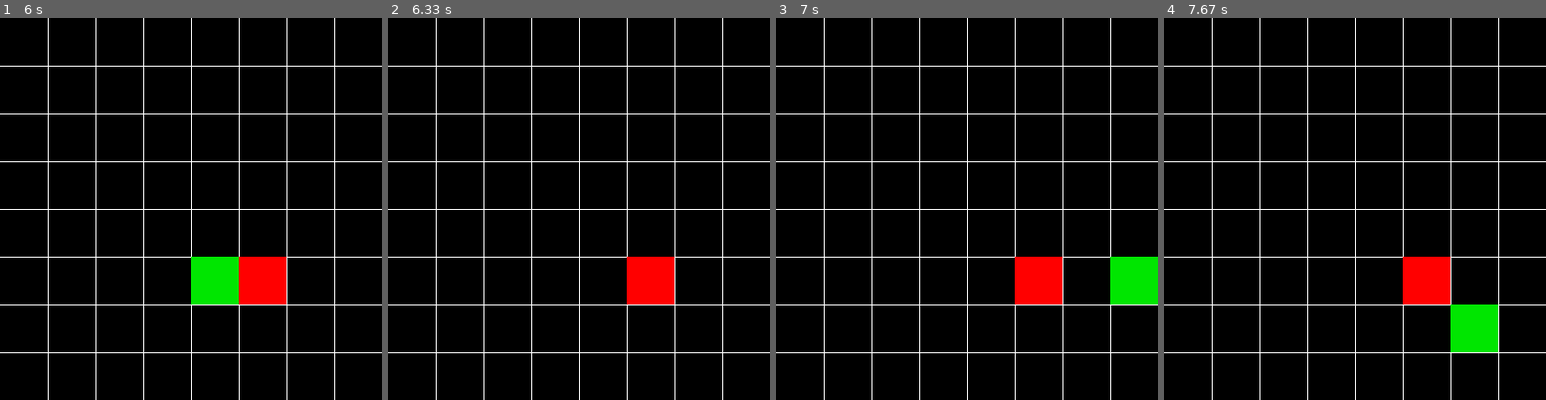
Above: before the commit, frames 1-4 (left to right).
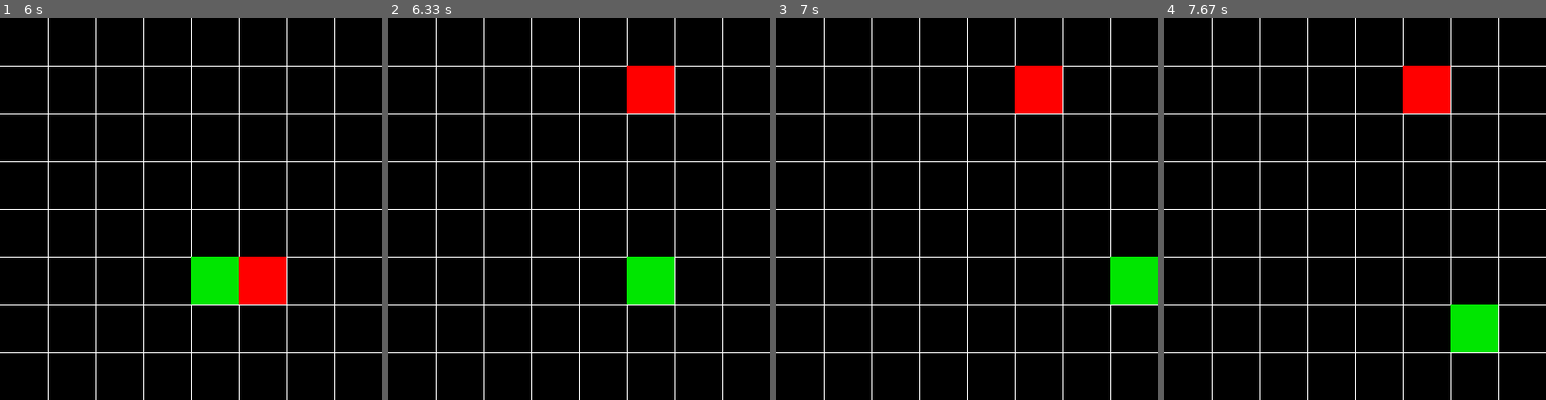
Above: after the commit, the same moments.

Repository: Avo-k/Sna-k
Game: pygame game, started from Pygame Sna-k.py
The game is run twice, just before and just after one commit, with the same random seed, the same clock (stepped at 60 frames per second) and the same inputs.
Inputs:
- Up to frame 1 (6 s): hold Right 0.33-0.8 s; hold Up 0.83-1.13 s; hold Right 1.17-1.63 s; hold Up 1.67-2.2 s; hold Right 2.23-2.53 s; hold Down 2.57-2.97 s; hold Left 4.47-4.93 s; hold Right 4.97-5.43 s; hold Up 5.47-5.77 s; hold Right from 5.8 s (still down)
- Up to frame 2 (6.33 s): release Right at 6.27 s; hold Left from 6.3 s (still down)
- Up to frame 3 (7 s): release Left at 6.83 s; hold Down from 6.87 s (still down)
- Up to frame 4 (7.67 s): release Down at 7.17 s; hold Left 7.2-7.6 s; hold Up from 7.63 s (still down)

Frame 1 is identical in both runs. In frame 2, 3.1% of the frame differs, in the area x 62-75%, y 12-75%; in frame 3, 3.1%; in frame 4, 3.1%.

Commit message:
making pygame work

Diff:
--- a/Pygame Sna-k.py
+++ b/Pygame Sna-k.py
@@ -62,8 +62,12 @@
         self.rect = self.image.get_rect()
         self.rect.topleft = (250, 250)
 
+        self.eaten = False
+
     def update(self):
-        pass
+        if self.eaten:
+            self.rect.topleft = random.sample(range(0, 351, 50), 2)
+            self.eaten = False
 
 
 def draw_screen(s):
@@ -81,19 +85,25 @@
 all_sprites.add(apple)
 next_dir = None
 
+
 # Game loop
 running = True
 while running:
     # keep loop running at the right speed
     clock.tick(FPS)
+
     # Process input (events)
     for event in pygame.event.get():
         # check for closing window
         if event.type == pygame.QUIT:
             running = False
-
+        # check for keyboard input
         if event.type == pygame.KEYDOWN:
             snake.next_dir = event.key
+
+    # did the snake eat the apple ?
+    if pygame.sprite.collide_rect(snake, apple):
+        apple.eaten = True
 
     # Update
     all_sprites.update()
